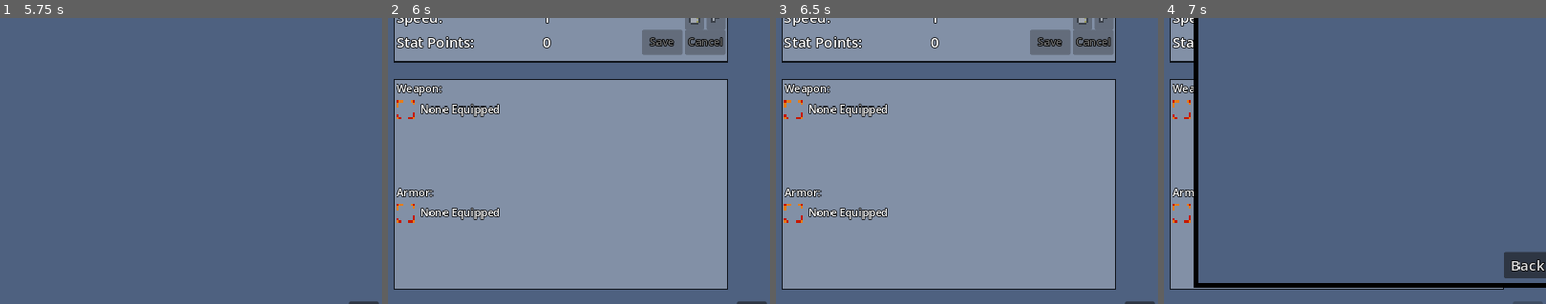
Above: before the commit, frames 1-4 (left to right).
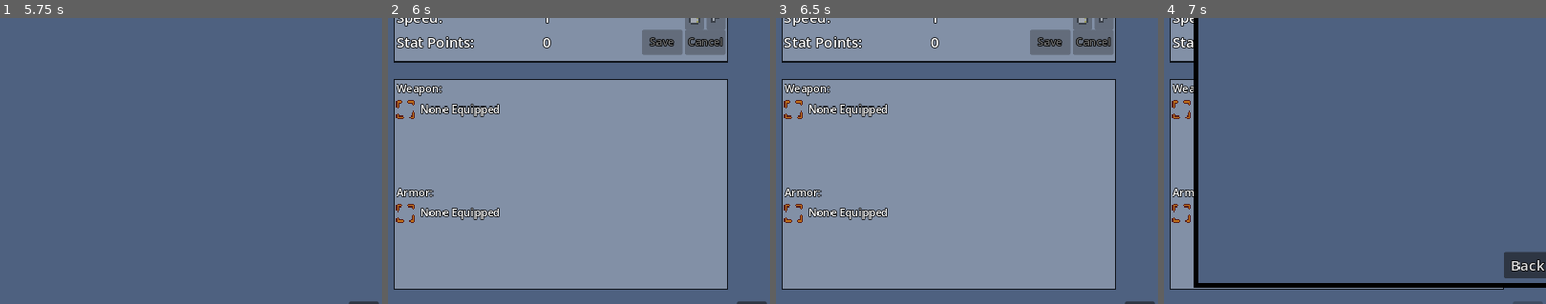
Above: after the commit, the same moments.

Repository: 123outerme/Shards-of-Grandeur
Game: Godot game, scene res://GameScenes/MainMenu.tscn
The game is run twice, just before and just after one commit, with the same random seed, the same clock (stepped at 60 frames per second) and the same inputs.
Inputs (mouse positions are % of the whole screen's width and height, from its top left):
- Up to frame 1 (5.75 s): click "New Game" at 0.5 s; click (50, 46) at 1.27 s; type "Alex" at 1.35 s; click "New Game" at 2 s; click "Confirm & Start!" at 2.75 s; tap Enter at 3.5 s; hold D (move_right) 3.53-4.28 s; hold F (game_decline) 3.53-4.28 s; hold S (move_down) 4.28-5.03 s; tap Space (game_interact) at 4.35 s; hold D (move_right) from 5.03 s (still down); hold Q (game_quests) from 5.03 s (still down)
- Up to frame 2 (6 s): tap Space (game_interact) at 5.75 s; release D (move_right) at 5.78 s; release Q (game_quests) at 5.78 s; hold W (move_up) from 5.78 s (still down); tap R (game_stats) at 5.85 s
- Up to frame 3 (6.5 s): keep holding W (move_up)
- Up to frame 4 (7 s): release W (move_up) at 6.5 s; click "Details" at 6.5 s
The pictures show only the part of the screen within x 2-52%, y 44-94%; the shares and areas given below are measured in that part.

Frame 1 is identical in both runs. In frame 2, 0.2% of the frame differs, in the area x 2-7%, y 28-72%; in frame 3, 0.3%; in frame 4, 0.2%.

Commit message:
Improve target selected sprites

Diff:
--- a/Prefabs/UI/Stats/EquipmentPanel.tscn
+++ b/Prefabs/UI/Stats/EquipmentPanel.tscn
@@ -6,10 +6,6 @@
 [ext_resource type="Script" path="res://Scripts/Menus/StatsPanel/EquipmentPanel.gd" id="3_sqrrj"]
 [ext_resource type="Texture2D" uid="uid://id2gjt271bko" path="res://Graphics/ui/ui_target_unselected.png" id="5_60ywc"]
 [ext_resource type="PackedScene" uid="uid://bw758t8yxr7j1" path="res://Prefabs/UI/Inventory/ItemDetailsPanel.tscn" id="5_ie6a0"]
-
-[sub_resource type="AtlasTexture" id="AtlasTexture_b3b4a"]
-atlas = ExtResource("3_6kule")
-region = Rect2(112, 56, 8, 8)
 
 [sub_resource type="AtlasTexture" id="AtlasTexture_qrdm0"]
 atlas = ExtResource("3_6kule")
@@ -21,7 +17,7 @@
 theme = ExtResource("1_s8x7h")
 theme_override_styles/panel = ExtResource("2_6gnoy")
 script = ExtResource("3_sqrrj")
-notEquippedSprite = SubResource("AtlasTexture_b3b4a")
+notEquippedSprite = ExtResource("5_60ywc")
 
 [node name="WeaponControl" type="Control" parent="."]
 layout_mode = 1
--- a/Scripts/Cutscenes/CutsceneTrigger.gd
+++ b/Scripts/Cutscenes/CutsceneTrigger.gd
@@ -20,7 +20,6 @@
 func _process(delta):
 	if playing and not disabled and not isPaused:
 		timer += delta
-
 		var frame: CutsceneFrame = cutscene.get_keyframe_at_time(timer)
 
 		if PlayerFinder.player.is_in_dialogue() and lastFrame != null and lastFrame.endTextBoxPauses:
Binary file changed: Graphics/ui/ui_target_selected.png
Binary file changed: Graphics/ui/ui_target_unselected.png
Not shown: 1 places in Prefabs/UI/Stats/EquipmentPanel.tscn that only renumber resources
